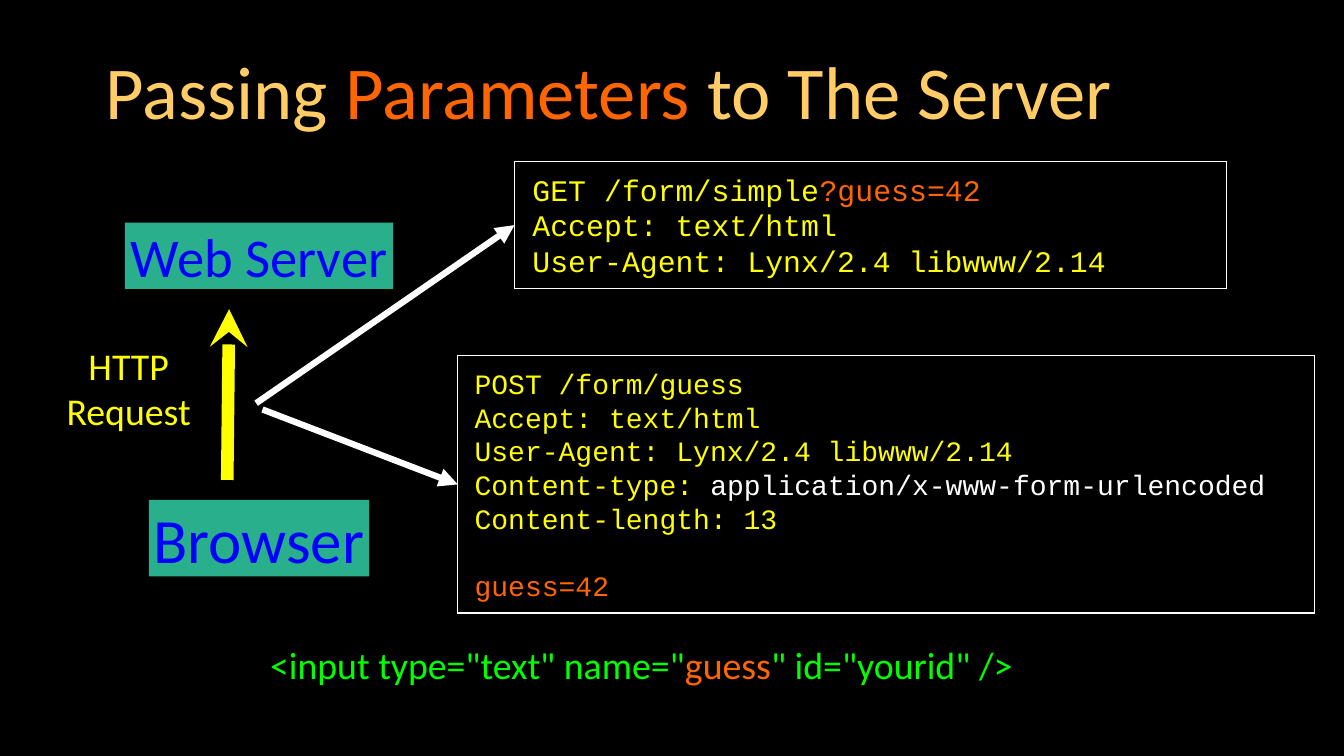
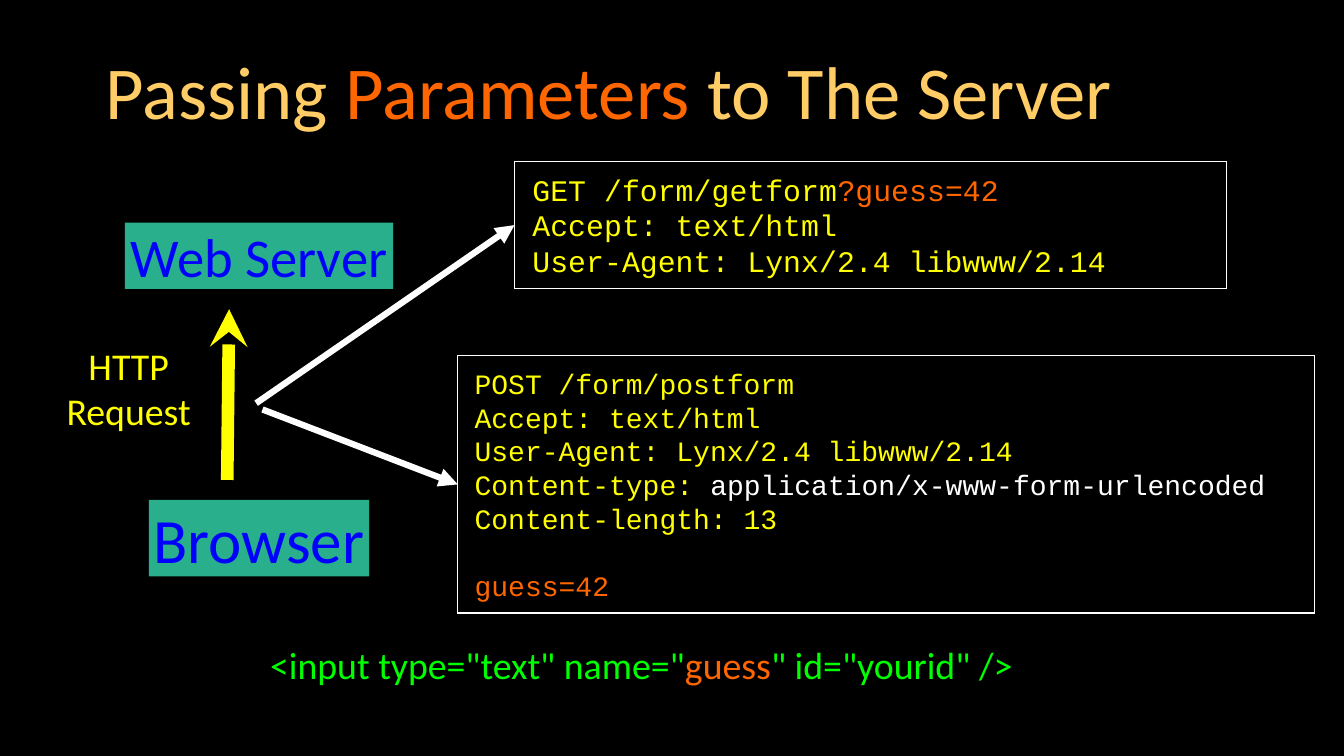
Before and after one commit to csev/dj4e, a slide deck: slide 10 of lectures/DJ-09-Forms.pptx. Drawn at 1344x756 pixels with LibreOffice and Linux fonts; fonts in the diff are those of the drawing. Boxes give left, top, right and bottom in pixels: in the first picture for what was removed or moved away, otherwise in the second. Text is boxed around its words. In the diff, an @@ line names an element or a change of style, - is before the commit and + after.

```diff
--- a/lectures/DJ-09-Forms.pptx
+++ b/lectures/DJ-09-Forms.pptx
@@ text in rectangle at (532,179,999,207): text changed @@
-GET /form/simple?guess=42
+GET /form/getform?guess=42
@@ text in rectangle at (475,374,794,400): text changed @@
-POST /form/guess
+POST /form/postform
```
Also in this commit, not shown: 15 other slides changed, 27 slides added, 11 slides removed, 28 other files.
